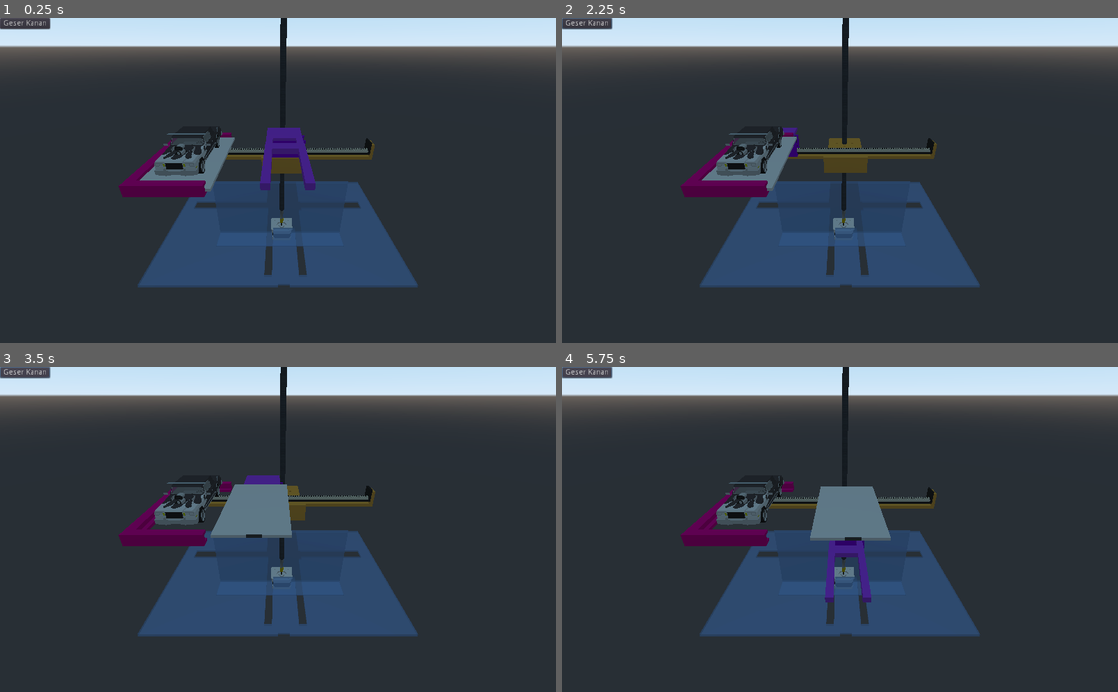
Above: before the commit, frames 1-4 (two rows, left to right).
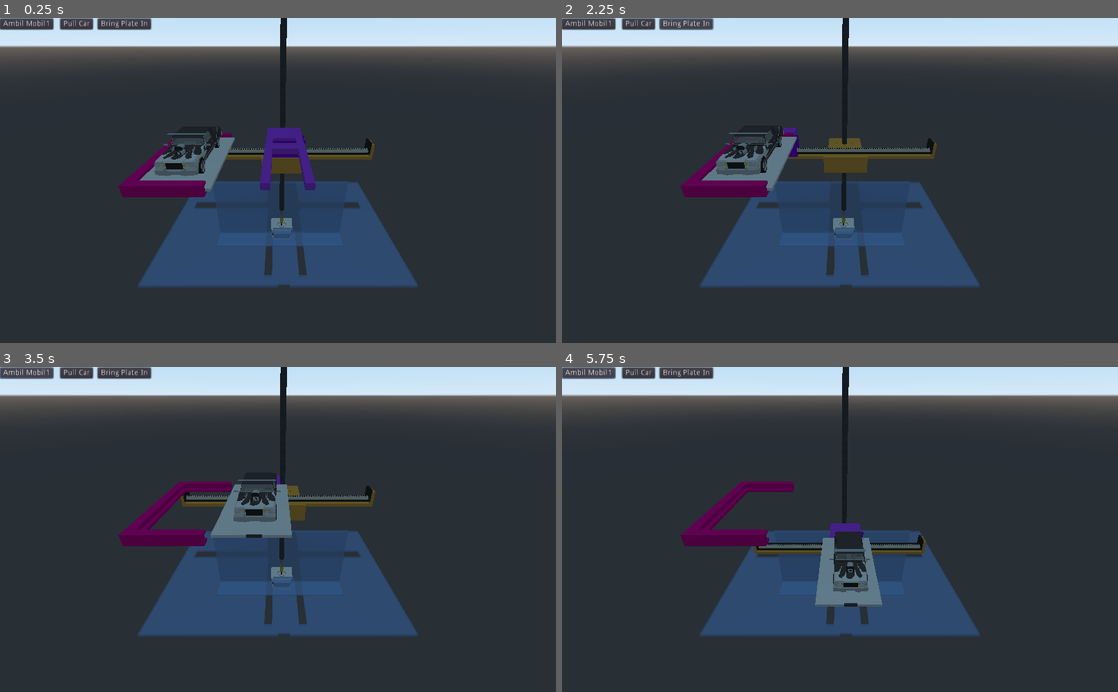
Above: after the commit, the same moments.

Repository: setyadhitya/simulasi-servo
Game: Godot game, scene res://main.tscn
Same seed, same stepped clock (60 frames per second), same inputs: the game is played once before the commit and once after it.
Inputs (mouse positions are in pixels of both pictures, inside the frame that each line leads up to):
- Up to frame 1 (0.25 s): no input
- Up to frame 2 (2.25 s): click "Geser Kanan" (after the commit: "Ambil Mobil1") at 0.5 s; click (639, 24) at 1.25 s, where only the run after the commit has a clickable "Pull Car"; click (684, 24) at 2 s, where only the run after the commit has a clickable "Bring Plate In"
- Up to frame 3 (3.5 s): click "Geser Kanan" (after the commit: "Ambil Mobil1") at 2.75 s
- Up to frame 4 (5.75 s): click (639, 373) at 3.5 s, where only the run after the commit has a clickable "Pull Car"; click (684, 373) at 4.25 s, where only the run after the commit has a clickable "Bring Plate In"; click "Geser Kanan" (after the commit: "Ambil Mobil1") at 5 s

The runs differ from the first frame. In frame 1, 0.8% of the frame differs, in the area x 0-28%, y 0-4%; in frame 2, 1.1%; in frame 3, 2.7%; in frame 4, 7.2%, in the area x 0-68%, y 0-74%.

Commit message:
pulling car

Diff:
--- a/main.gd
+++ b/main.gd
@@ -2,7 +2,8 @@
 
 onready var servo = $Objek/servolengan
 onready var updown = $Objek/updown
-onready var alas = $Objek/alasmobil
+onready var alas1 = $Objek/alasmobil1
+onready var mobil1 = $Objek/mobil1
 
 var busy = false
 
@@ -16,18 +17,30 @@
 var updown_awal
 var updown_naik
 var updown_turun
-
-var alas_awal
-var alas_kanan
-var alas_turunpenuh
-var alas_naik
-var alas_turun
+var updown_turunpenuh
+
+var alas_awal1
+var alas_kanan1
+var alas_turunpenuh1
+var alas_naik1
+var alas_turun1
+var alas_keluar1
+var alas_masuk1
+
+var mobil_awal1
+var mobil_kanan1
+var mobil_turunpenuh1
+var mobil_naik1
+var mobil_turun1
+var mobil_keluar1
+var mobil_masuk1
 
 func _ready():
 
 	servo_awal = servo.translation
 	updown_awal = updown.translation
-	alas_awal = alas.translation
+	alas_awal1 = alas1.translation
+	mobil_awal1 = alas1.translation
 
 	# 1. Geser kiri
 	servo_kiri = servo_awal + Vector3(0, 0, -11)
@@ -35,19 +48,34 @@
 	# 2. Naik
 	servo_naik = servo_kiri + Vector3(0, 0.3, 0)
 	updown_naik = updown_awal + Vector3(0, 0.3, 0)
-	alas_naik = alas_awal + Vector3(0, 0.3, 0)
+	alas_naik1 = alas_awal1 + Vector3(0, 0.3, 0)
+	mobil_naik1 = mobil_awal1 + Vector3(0, 0.3, 0)
 
 	# 3. Ke kanan dalam posisi masih naik
 	servo_kanan = servo_awal + Vector3(0, 0.3, 0)
-	alas_kanan = alas_awal + Vector3(0, 0.3, 11)
+	alas_kanan1 = alas_awal1 + Vector3(0, 0.3, 11)
+	mobil_kanan1 = mobil_awal1 + Vector3(0, 0.3, 11)
 
 	# 4. Turun ke posisi tengah
 	servo_turun = servo_awal
 	updown_turun = updown_awal
-	alas_turun = alas_awal + Vector3(0, 0, 11)
+	alas_turun1 = alas_awal1 + Vector3(0, 0, 11)
+	mobil_turun1 = mobil_awal1 + Vector3(0, 0, 11)
 
 	# 5. Turun penuh ke dasar
 	servo_turunpenuh = servo_awal + Vector3(0, -14, 0)
+	updown_turunpenuh = updown_awal + Vector3(0, -14, 0)
+	alas_turunpenuh1 = alas_awal1 + Vector3(0, -13.7, 11)
+	mobil_turunpenuh1 = mobil_awal1 + Vector3(0, -13.7, 11)
+
+	# 6. Mobil keluar
+	alas_keluar1 = alas_turunpenuh1 + Vector3(-14, 0, 0)
+	mobil_keluar1 = mobil_turunpenuh1 + Vector3(-14, 0, 0)
+
+	# 6. Masukan Alas
+	alas_masuk1 = alas_keluar1 + Vector3(14, 0, 0)
+
+
 
 func _on_Button_pressed():
 
@@ -101,10 +129,21 @@
 	)
 
 	tween.interpolate_property(
-		alas,
-		"translation",
-		alas_awal,
-		alas_naik,
+		alas1,
+		"translation",
+		alas_awal1,
+		alas_naik1,
+		0.5,
+		Tween.TRANS_SINE,
+		Tween.EASE_IN_OUT,
+		1.5
+	)
+
+	tween.interpolate_property(
+		mobil1,
+		"translation",
+		mobil_awal1,
+		mobil_naik1,
 		0.5,
 		Tween.TRANS_SINE,
 		Tween.EASE_IN_OUT,
@@ -127,16 +166,26 @@
 	)
 
 	tween.interpolate_property(
-		alas,
-		"translation",
-		alas_naik,
-		alas_kanan,
+		alas1,
+		"translation",
+		alas_naik1,
+		alas_kanan1,
 		1.5,
 		Tween.TRANS_SINE,
 		Tween.EASE_IN_OUT,
 		2.0
 	)
 
+	tween.interpolate_property(
+		mobil1,
+		"translation",
+		mobil_naik1,
+		mobil_kanan1,
+		1.5,
+		Tween.TRANS_SINE,
+		Tween.EASE_IN_OUT,
+		2.0
+	)
 
 	# =========================
 	# 4. TURUN STANDBY
@@ -165,10 +214,21 @@
 	)
 
 	tween.interpolate_property(
-		alas,
-		"translation",
-		alas_kanan,
-		alas_turun,
+		alas1,
+		"translation",
+		alas_kanan1,
+		alas_turun1,
+		0.5,
+		Tween.TRANS_SINE,
+		Tween.EASE_IN_OUT,
+		3.5
+	)
+
+	tween.interpolate_property(
+		mobil1,
+		"translation",
+		mobil_kanan1,
+		mobil_turun1,
 		0.5,
 		Tween.TRANS_SINE,
 		Tween.EASE_IN_OUT,
@@ -190,10 +250,99 @@
 		4
 	)
 
+	tween.interpolate_property(
+		updown,
+		"translation",
+		updown_turun,
+		updown_turunpenuh,
+		2,
+		Tween.TRANS_SINE,
+		Tween.EASE_IN_OUT,
+		4
+	)
+
+	tween.interpolate_property(
+		alas1,
+		"translation",
+		alas_turun1,
+		alas_turunpenuh1,
+		2,
+		Tween.TRANS_SINE,
+		Tween.EASE_IN_OUT,
+		4
+	)
+
+	tween.interpolate_property(
+		mobil1,
+		"translation",
+		mobil_turun1,
+		mobil_turunpenuh1,
+		2,
+		Tween.TRANS_SINE,
+		Tween.EASE_IN_OUT,
+		4
+	)
+
+	tween.interpolate_property(
+		alas1,
+		"translation",
+		alas_turunpenuh1,
+		alas_keluar1,
+		1,
+		Tween.TRANS_SINE,
+		Tween.EASE_IN_OUT,
+		6
+		)
+
+	tween.interpolate_property(
+		mobil1,
+		"translation",
+		mobil_turunpenuh1,
+		mobil_keluar1,
+		1,
+		Tween.TRANS_SINE,
+		Tween.EASE_IN_OUT,
+		6
+		)
+
+
+
 	tween.start()
 
 	yield(tween, "tween_all_completed")
-
 	tween.queue_free()
-
 	busy = false
+
+
+
+
+
+func _on_PushPlate_pressed():
+	if busy:
+		return
+
+	busy = true
+
+	var tween = Tween.new()
+	add_child(tween)
+
+	# =========================
+	# 1. Alas Keluar
+	# =========================
+
+	tween.interpolate_property(
+		alas1,
+		"translation",
+		alas_keluar1,
+		alas_masuk1,
+		1,
+		Tween.TRANS_SINE,
+		Tween.EASE_IN_OUT,
+		0
+		)
+
+
+	tween.start()
+	yield(tween, "tween_all_completed")
+	tween.queue_free()
+	busy = false
--- a/main.tscn
+++ b/main.tscn
@@ -22,10 +22,25 @@
 
 [node name="CanvasLayer" type="CanvasLayer" parent="."]
 
-[node name="Button" type="Button" parent="CanvasLayer"]
-margin_right = 92.0
-margin_bottom = 20.0
-text = "Geser Kanan"
+[node name="SpotA" type="Button" parent="CanvasLayer"]
+margin_top = 1.0
+margin_right = 98.0
+margin_bottom = 21.0
+text = "Ambil Mobil1"
+
+[node name="PullCar" type="Button" parent="CanvasLayer"]
+margin_left = 111.0
+margin_top = 1.0
+margin_right = 171.0
+margin_bottom = 21.0
+text = "Pull Car"
+
+[node name="PushPlate" type="Button" parent="CanvasLayer"]
+margin_left = 180.0
+margin_top = 1.0
+margin_right = 278.0
+margin_bottom = 21.0
+text = "Bring Plate In"
 
 [node name="Objek" type="Spatial" parent="."]
 
@@ -44,7 +59,7 @@
 mesh = ExtResource( 9 )
 skeleton = NodePath("../..")
 
-[node name="alasmobil" type="MeshInstance" parent="Objek"]
+[node name="alasmobil1" type="MeshInstance" parent="Objek"]
 transform = Transform( 1, 0, 0, 0, 1, 0, 0, 0, 1, -12.6272, -17.4698, 16.3677 )
 mesh = ExtResource( 6 )
 skeleton = NodePath("../..")
@@ -54,7 +69,7 @@
 mesh = ExtResource( 7 )
 skeleton = NodePath("../..")
 
-[node name="mobil" type="MeshInstance" parent="Objek"]
+[node name="mobil1" type="MeshInstance" parent="Objek"]
 transform = Transform( 1, 0, 0, 0, 1, 0, 0, 0, 1, -12.6272, -17.4698, 16.3677 )
 mesh = ExtResource( 5 )
 skeleton = NodePath("../..")
@@ -64,4 +79,5 @@
 mesh = ExtResource( 8 )
 skeleton = NodePath("../..")
 
-[connection signal="pressed" from="CanvasLayer/Button" to="." method="_on_Button_pressed"]
+[connection signal="pressed" from="CanvasLayer/SpotA" to="." method="_on_Button_pressed"]
+[connection signal="pressed" from="CanvasLayer/PushPlate" to="." method="_on_PushPlate_pressed"]
